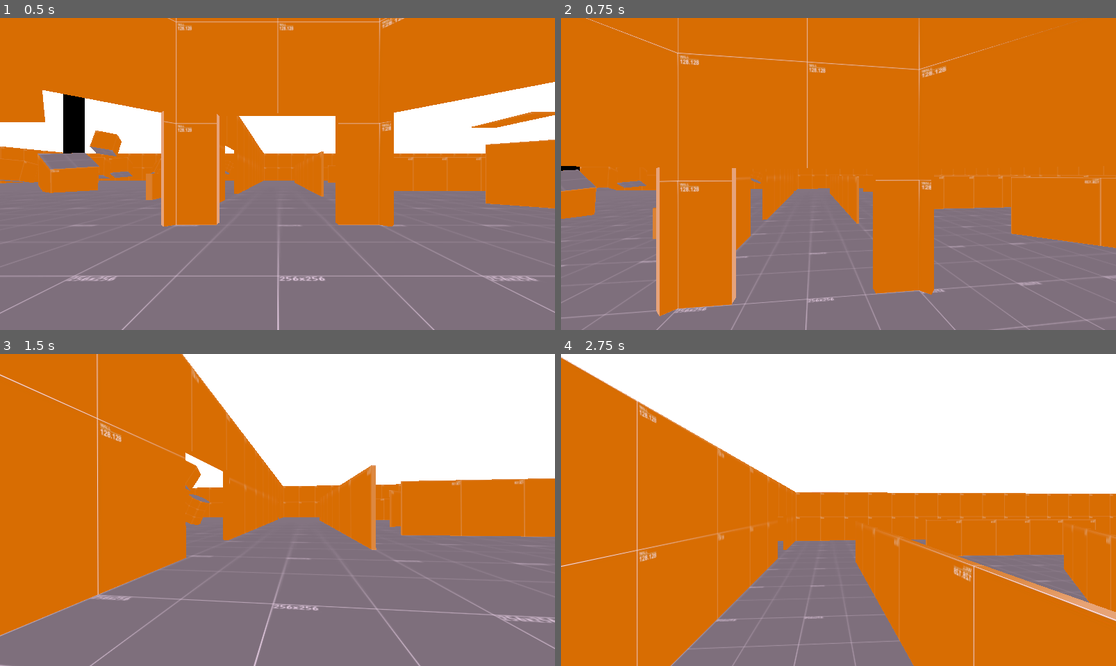
Above: before the commit, frames 1-4 (two rows, left to right).
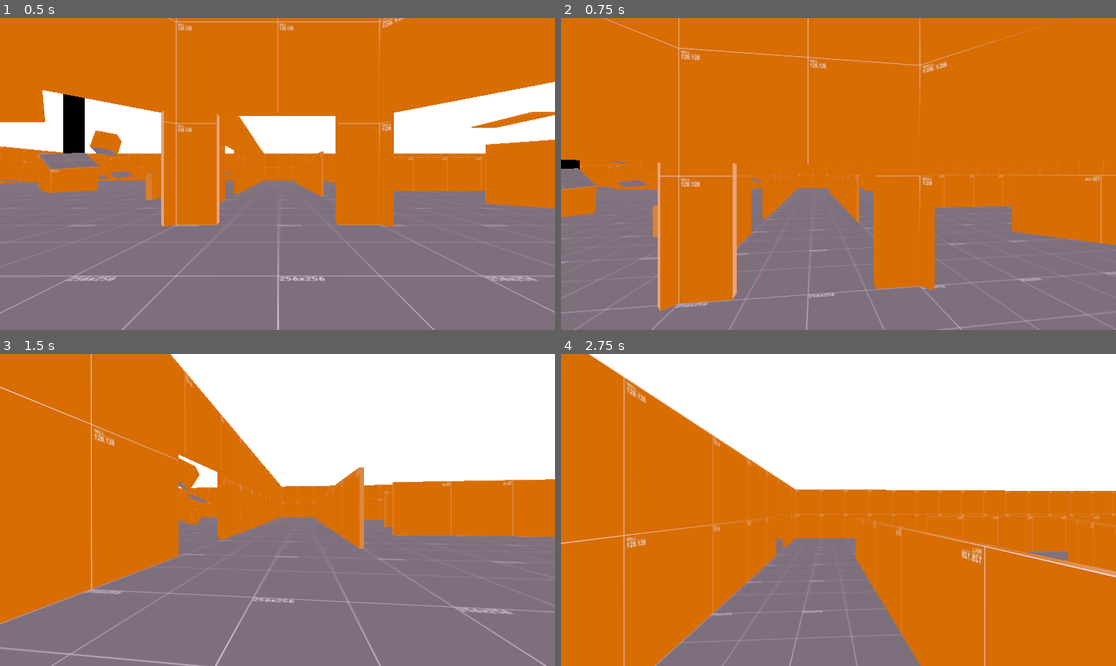
Above: after the commit, the same moments.

Repository: Liloslash/CocoonstrikeV2
Game: Godot game, scene res://world.tscn
Two runs of this game, one before a commit and one after it. Both use one fixed random seed, a clock stepped at 60 frames per second and the inputs below.
Inputs (mouse positions are in pixels of both pictures, inside the frame that each line leads up to):
- Up to frame 1 (0.5 s): no input
- Up to frame 2 (0.75 s): tap Enter at 0.5 s; move the mouse to (866, 174) at 0.52 s; hold W (up) from 0.53 s (still down); hold Space (jump) from 0.53 s (still down)
- Up to frame 3 (1.5 s): keep holding W (up); move the mouse to (249, 510) at 1.27 s; release Space (jump) at 1.28 s; tap Space (jump) at 1.35 s
- Up to frame 4 (2.75 s): keep holding W (up); tap Space (jump) at 1.52, 1.82 s; move the mouse to (849, 503) at 2.02 s; hold Space (jump) from 2.03 s (still down)

Frame 1 is identical in both runs. In frame 2, 4.7% of the frame differs, in the area x 0-100%, y 0-100%; in frame 3, 6.3%; in frame 4, 8.9%.

Commit message:
Add slam velocity and adjust head bob parameters for player movement

Diff:
--- a/Player/player.tscn
+++ b/Player/player.tscn
@@ -6,12 +6,13 @@
 
 [node name="Player" type="CharacterBody3D"]
 script = ExtResource("1_v0iea")
+jump_velocity = 5.8
 acceleration_duration = 0.38
+slam_velocity = -33.0
 freeze_duration_after_slam = 0.3
 min_time_before_slam = 0.4
 shake_intensity = 0.5
 shake_duration = 0.8
-headbob_amplitude = 0.09
 headbob_frequency = 6.0
 
 [node name="Camera3D" type="Camera3D" parent="."]
